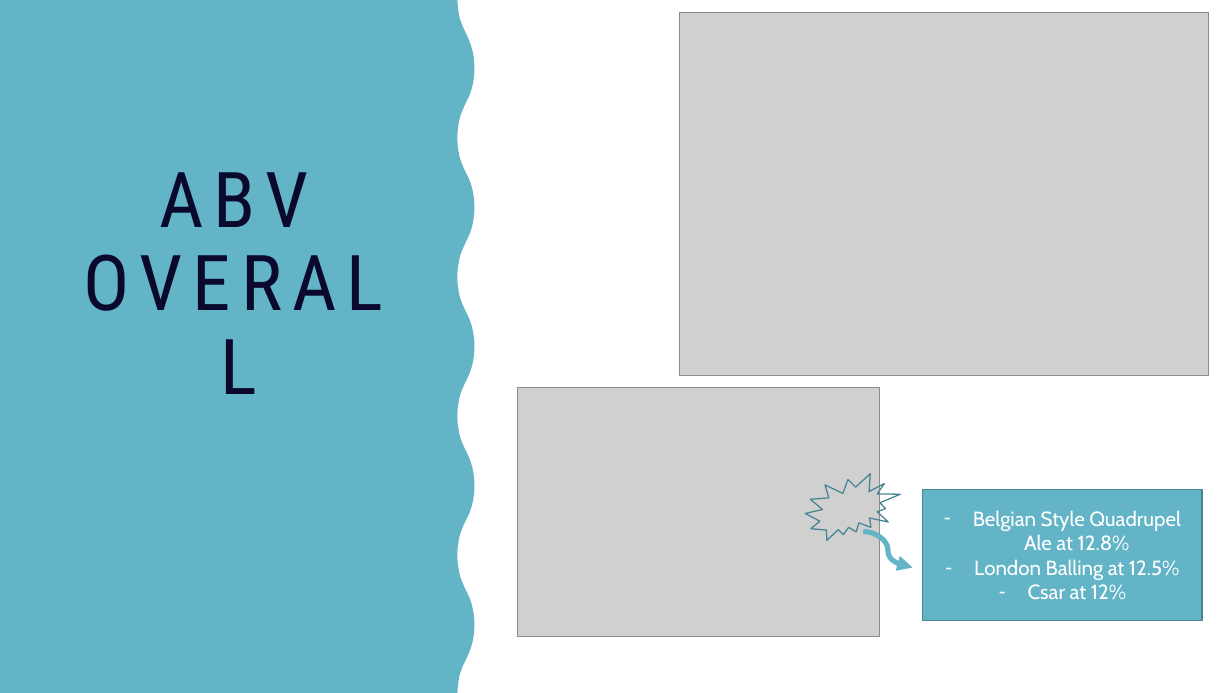
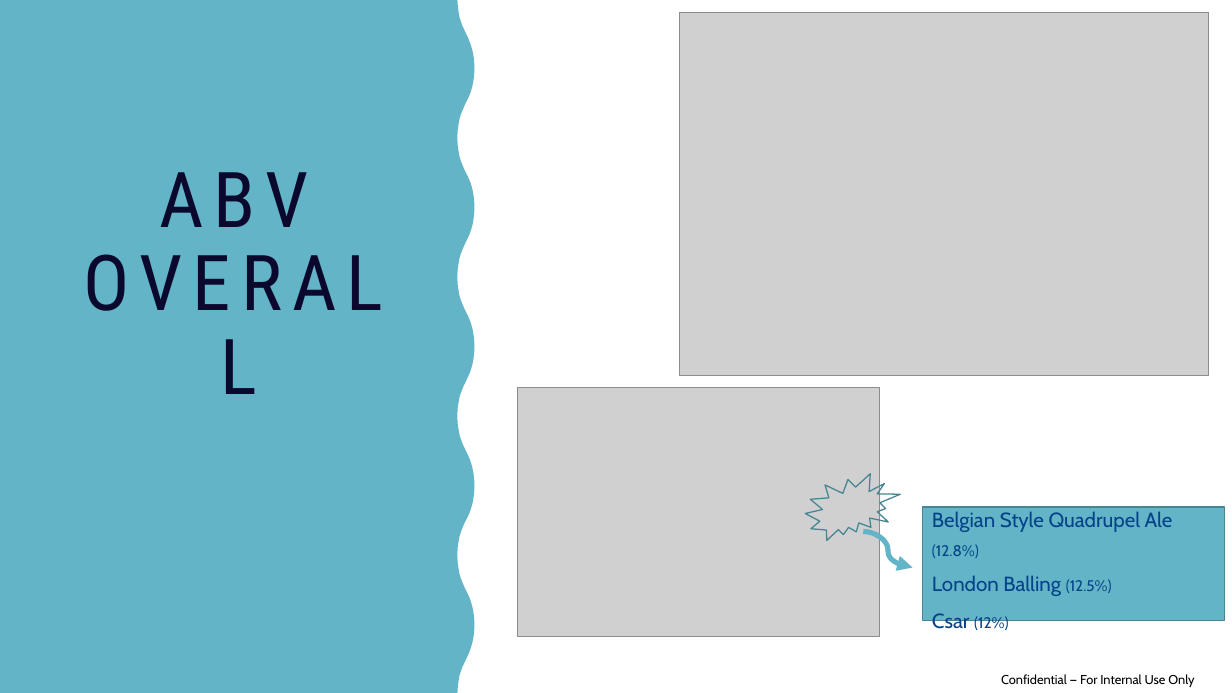
Before and after one commit to mattfarrow1/6306-project-1, a slide deck: slide 9 of docs/Matt_Farrow_Megan_Ball_DS6306_EDA.pptx (slide 8 before the commit). Drawn at 1232x693 pixels with LibreOffice and Linux fonts; fonts in the diff are those of the drawing; grey boxes stand for pictures. Boxes give left, top, right and bottom in pixels: in the first picture for what was removed or moved away, otherwise in the second. Text is boxed around its words. In the diff, an @@ line names an element or a change of style, - is before the commit and + after.

```diff
--- a/docs/Matt_Farrow_Megan_Ball_DS6306_EDA.pptx
+++ b/docs/Matt_Farrow_Megan_Ball_DS6306_EDA.pptx
@@ rectangle "Belgian Style Quadrupel Ale (12.8%)": place and size @@
-rectangle "Belgian Style Quadrupel Ale (12.8%)" at [923, 490, 1202, 621]
+rectangle "Belgian Style Quadrupel Ale (12.8%)" at [923, 507, 1226, 621]
@@ text in rectangle at [932, 511, 1173, 634]: text changed; text colour #FFFFFF to #044389 @@
-– Belgian Style Quadrupel Ale at 12.8%
-– London Balling at 12.5%
-– Csar at 12%
+Belgian Style Quadrupel Ale (12.8%)
+London Balling (12.5%)
+Csar (12%)
@@ text added at [1001, 674, 1194, 687], 10 pt, text #000000 @@
+Confidential — For Internal Use Only
```
Also in this commit, not shown: 7 other slides changed, 2 slides added.
